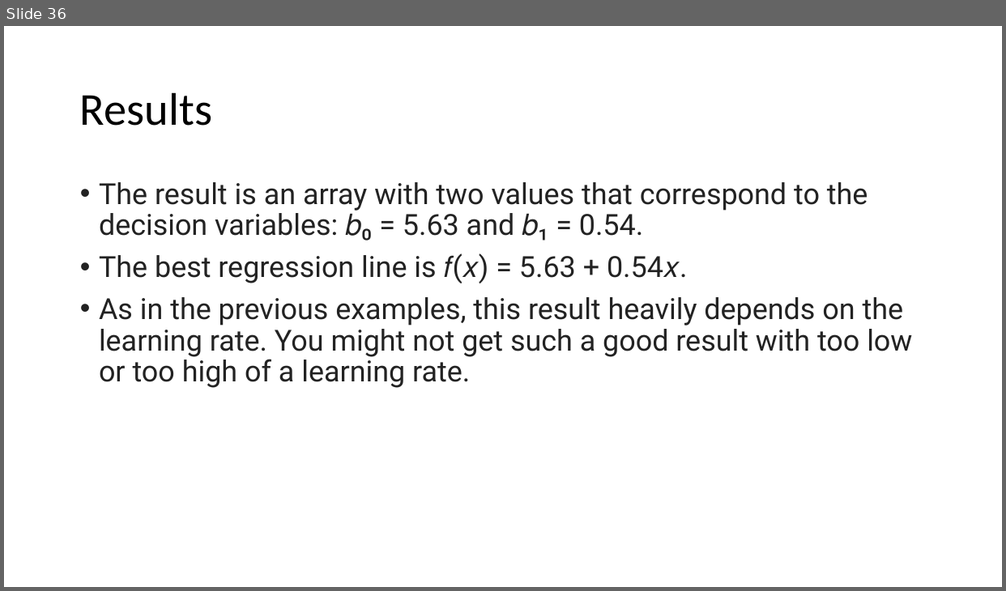
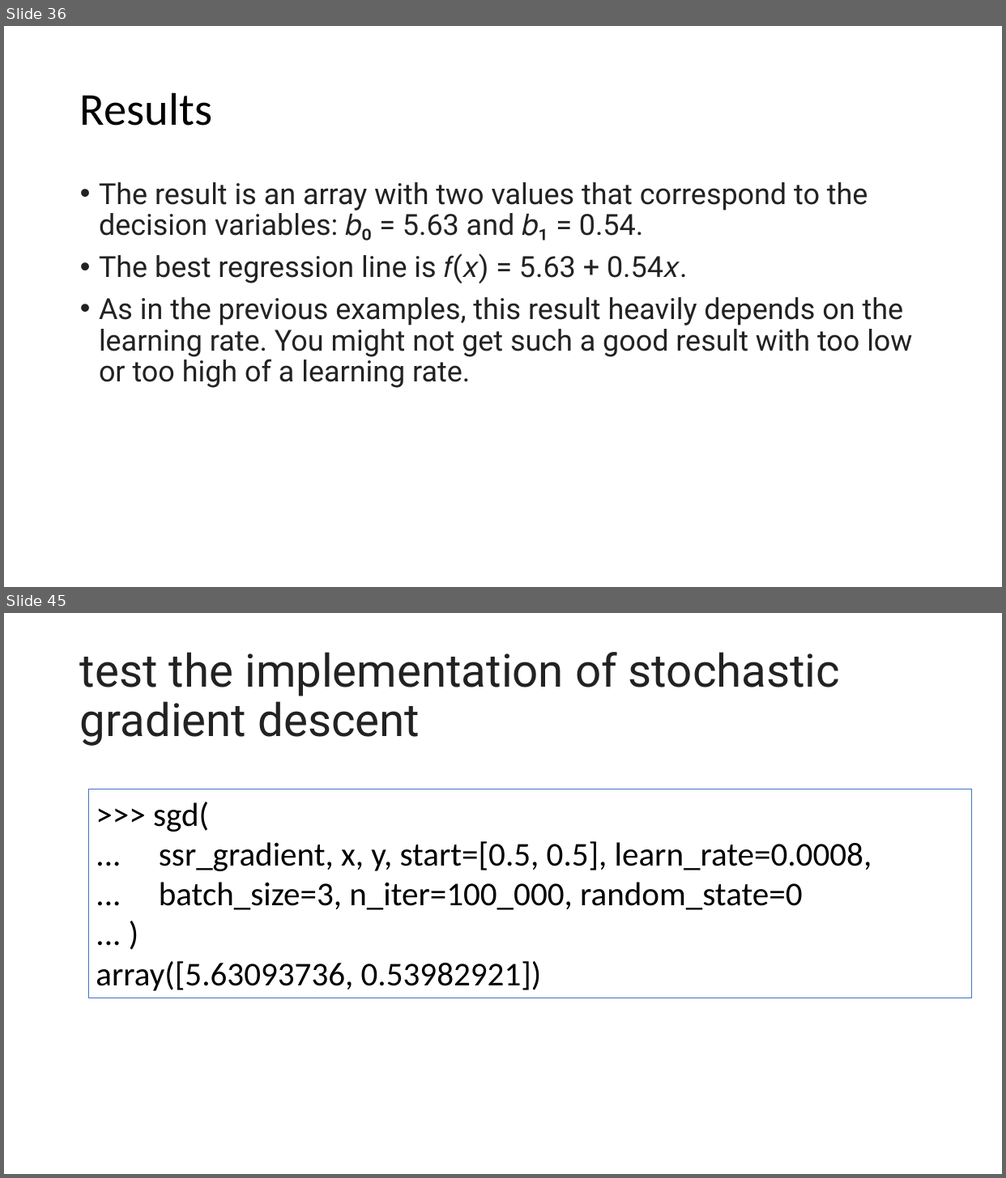
Before and after one commit to motazsaad/Math-Statistics-DataScience, a slide deck: slides/Stochastic Gradient Descent Algorithm.pptx. Shown one above the other, each under a label of ours: slide 36 before the commit, slides 36 and 45 after it; the slides between them are not shown. The pictures are 1006x591 and 1006x1178 pixels, drawn with LibreOffice and Linux fonts; fonts in the diff are those of the drawing. Boxes give left, top, right and bottom in pixels: in the first picture for what was removed or moved away, otherwise in the second. Text is boxed around its words. In the diff, an @@ line names an element or a change of style, - is before the commit and + after.

```diff
--- a/slides/Stochastic Gradient Descent Algorithm.pptx
+++ b/slides/Stochastic Gradient Descent Algorithm.pptx
@@ slide 45 added at (4, 613, 1002, 1174), background #FFFFFF @@
@@ title added at (80, 652, 840, 746), 44 pt, text #222222 @@
+test the implementation of stochastic gradient descent
@@ rectangle added at (88, 789, 972, 998), outline #4472C4 0.75 pt, 32 pt, text #000000 @@
+>>> sgd(
+... ssr_gradient, x, y, start=[0.5, 0.5], learn_rate=0.0008,
+... batch_size=3, n_iter=100_000, random_state=0
+... )
+array([5.63093736, 0.53982921])
```
Also in this commit, not shown: 15 other slides added, 2 slides removed.
